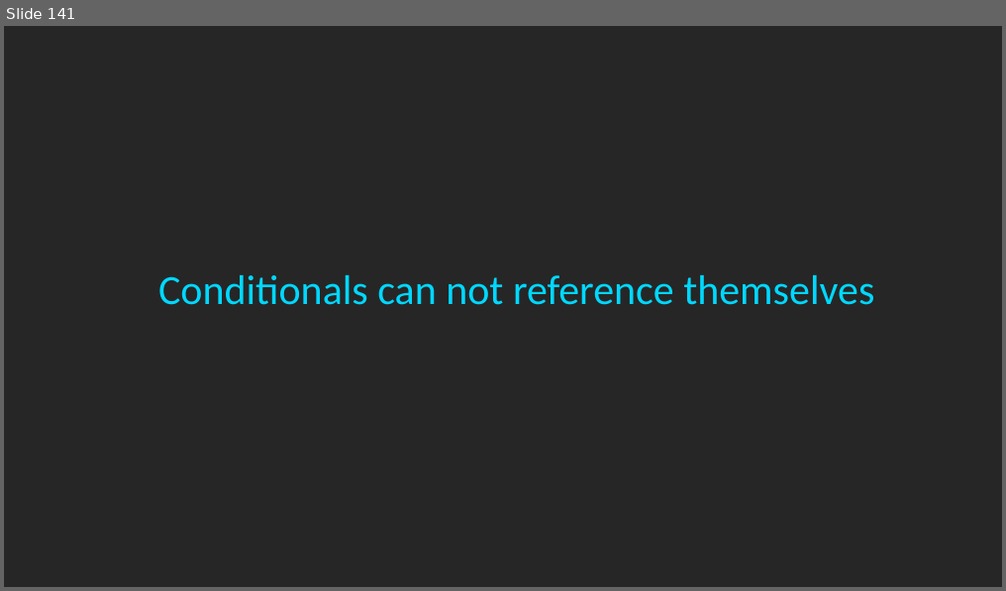
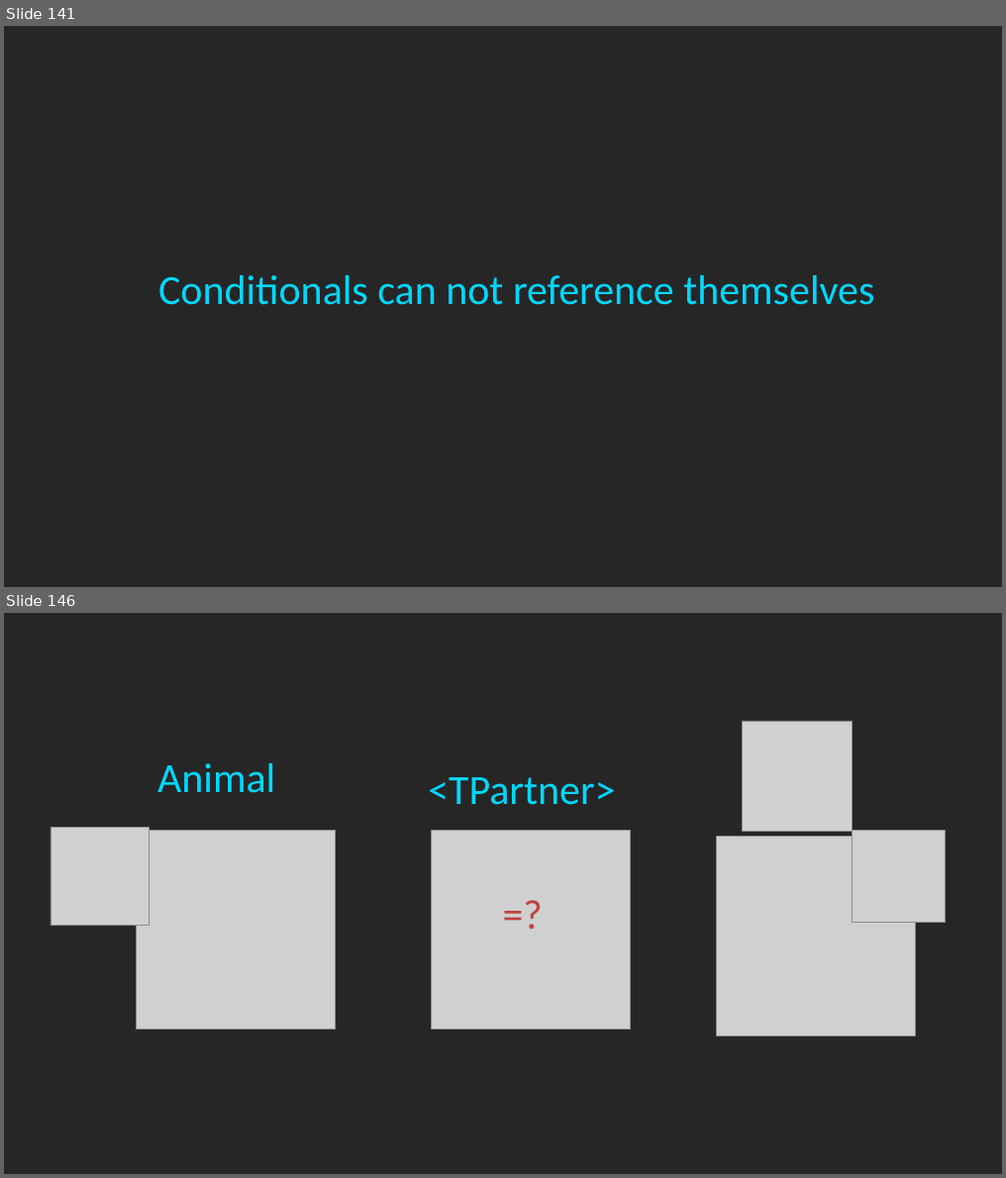
Before and after one commit to rkhaimov/ts-course, a slide deck: Course.pptx. Shown one above the other, each under a label of ours: slide 141 before the commit, slides 141 and 146 after it; the slides between them are not shown. The pictures are 1006x591 and 1006x1178 pixels, drawn with LibreOffice and Linux fonts; fonts in the diff are those of the drawing; grey boxes stand for pictures. Boxes give left, top, right and bottom in pixels: in the first picture for what was removed or moved away, otherwise in the second. Text is boxed around its words. In the diff, an @@ line names an element or a change of style, - is before the commit and + after.

```diff
--- a/Course.pptx
+++ b/Course.pptx
@@ slide 146 added at [4, 613, 1002, 1174], background #262626 @@
@@ picture added at [743, 721, 852, 831] @@
@@ text added at [157, 763, 275, 793], 40 pt, text #00D8FF @@
+Animal
@@ text added at [428, 777, 615, 805], 40 pt, text #00D8FF @@
+<TPartner>
@@ picture added at [51, 827, 150, 926] @@
@@ picture added at [136, 830, 336, 1030] @@
@@ picture added at [432, 830, 632, 1030] @@
@@ picture added at [716, 836, 916, 1036] @@
@@ picture added at [852, 830, 945, 923] @@
@@ text added at [495, 884, 550, 942], 40 pt, text #BF4141 @@
+=?
```
Also in this commit, not shown: 5 other slides added.
